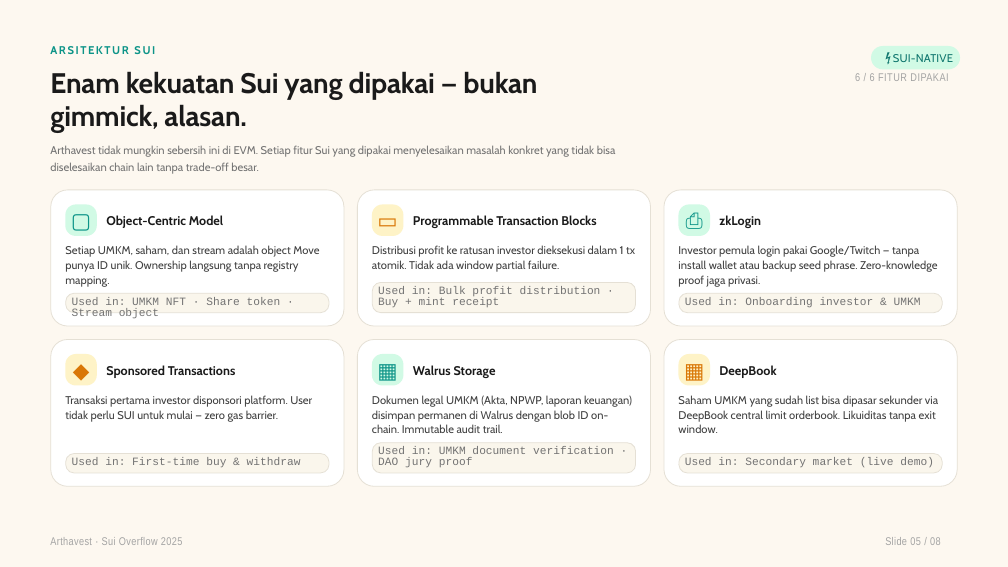
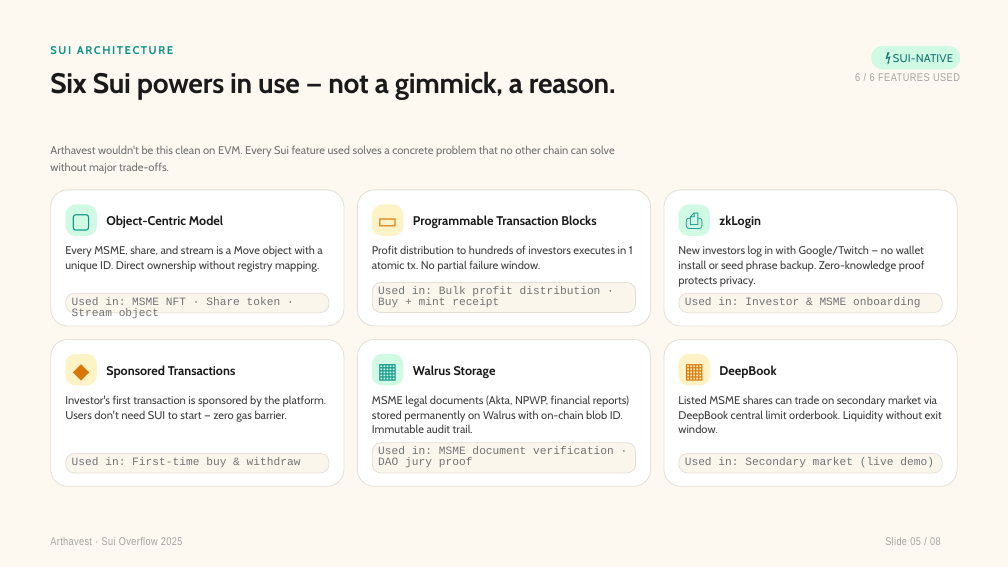
Before and after one commit to Zerxxz/Arthavest, a slide deck: slide 5 of download/arthavest-pitch-deck.pptx. Drawn at 1008x567 pixels with LibreOffice and Linux fonts; fonts in the diff are those of the drawing. Boxes give left, top, right and bottom in pixels: in the first picture for what was removed or moved away, otherwise in the second. Text is boxed around its words. In the diff, an @@ line names an element or a change of style, - is before the commit and + after.

Commit message:
feat: translate pitch deck to English for international jury

```diff
--- a/download/arthavest-pitch-deck.pptx
+++ b/download/arthavest-pitch-deck.pptx
@@ text at [50, 46, 173, 54]: text changed @@
-ARSITEKTUR SUI
+SUI ARCHITECTURE
@@ text at [50, 71, 616, 99]: text changed @@
-Enam kekuatan Sui yang dipakai — bukan gimmick, alasan.
+Six Sui powers in use — not a gimmick, a reason.
@@ text at [855, 73, 960, 81]: text changed @@
-6 / 6 FITUR DIPAKAI
+6 / 6 FEATURES USED
@@ text at [50, 145, 615, 174]: text changed @@
-Arthavest tidak mungkin sebersih ini di EVM. Setiap fitur Sui yang dipakai menyelesaikan masalah konkret yang tidak bisa diselesaikan chain lain tanpa trade-off besar.
+Arthavest wouldn't be this clean on EVM. Every Sui feature used solves a concrete problem that no other chain can solve without major trade-offs.
@@ text at [65, 245, 322, 272]: text changed @@
-Setiap UMKM, saham, dan stream adalah object Move punya ID unik. Ownership langsung tanpa registry mapping.
+Every MSME, share, and stream is a Move object with a unique ID. Direct ownership without registry mapping.
@@ text at [372, 245, 633, 272]: text changed @@
-Distribusi profit ke ratusan investor dieksekusi dalam 1 tx atomik. Tidak ada window partial failure.
+Profit distribution to hundreds of investors executes in 1 atomic tx. No partial failure window.
@@ text at [678, 245, 925, 287]: text changed @@
-Investor pemula login pakai Google/Twitch — tanpa install wallet atau backup seed phrase. Zero-knowledge proof jaga privasi.
+New investors log in with Google/Twitch — no wallet install or seed phrase backup. Zero-knowledge proof protects privacy.
@@ text at [72, 297, 281, 318]: text changed @@
-Used in: UMKM NFT · Share token · Stream object
+Used in: MSME NFT · Share token · Stream object
@@ text at [685, 297, 920, 307]: text changed @@
-Used in: Onboarding investor & UMKM
+Used in: Investor & MSME onboarding
@@ text at [65, 395, 326, 422]: text changed @@
-Transaksi pertama investor disponsori platform. User tidak perlu SUI untuk mulai — zero gas barrier.
+Investor's first transaction is sponsored by the platform. Users don't need SUI to start — zero gas barrier.
@@ text at [372, 395, 629, 433]: text changed @@
-Dokumen legal UMKM (Akta, NPWP, laporan keuangan) disimpan permanen di Walrus dengan blob ID on-chain. Immutable audit trail.
+MSME legal documents (Akta, NPWP, financial reports) stored permanently on Walrus with on-chain blob ID. Immutable audit trail.
@@ text at [678, 395, 942, 433]: text changed @@
-Saham UMKM yang sudah list bisa dipasar sekunder via DeepBook central limit orderbook. Likuiditas tanpa exit window.
+Listed MSME shares can trade on secondary market via DeepBook central limit orderbook. Liquidity without exit window.
@@ text at [378, 447, 614, 467]: text changed @@
-Used in: UMKM document verification · DAO jury proof
+Used in: MSME document verification · DAO jury proof
```
Also in this commit, not shown: 7 other slides changed, 8 other files.
